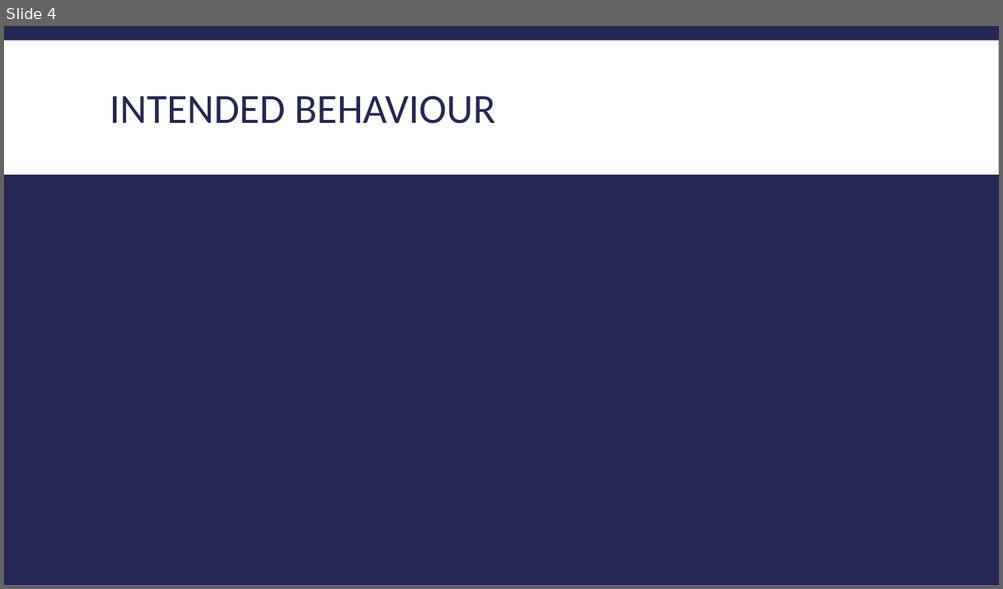
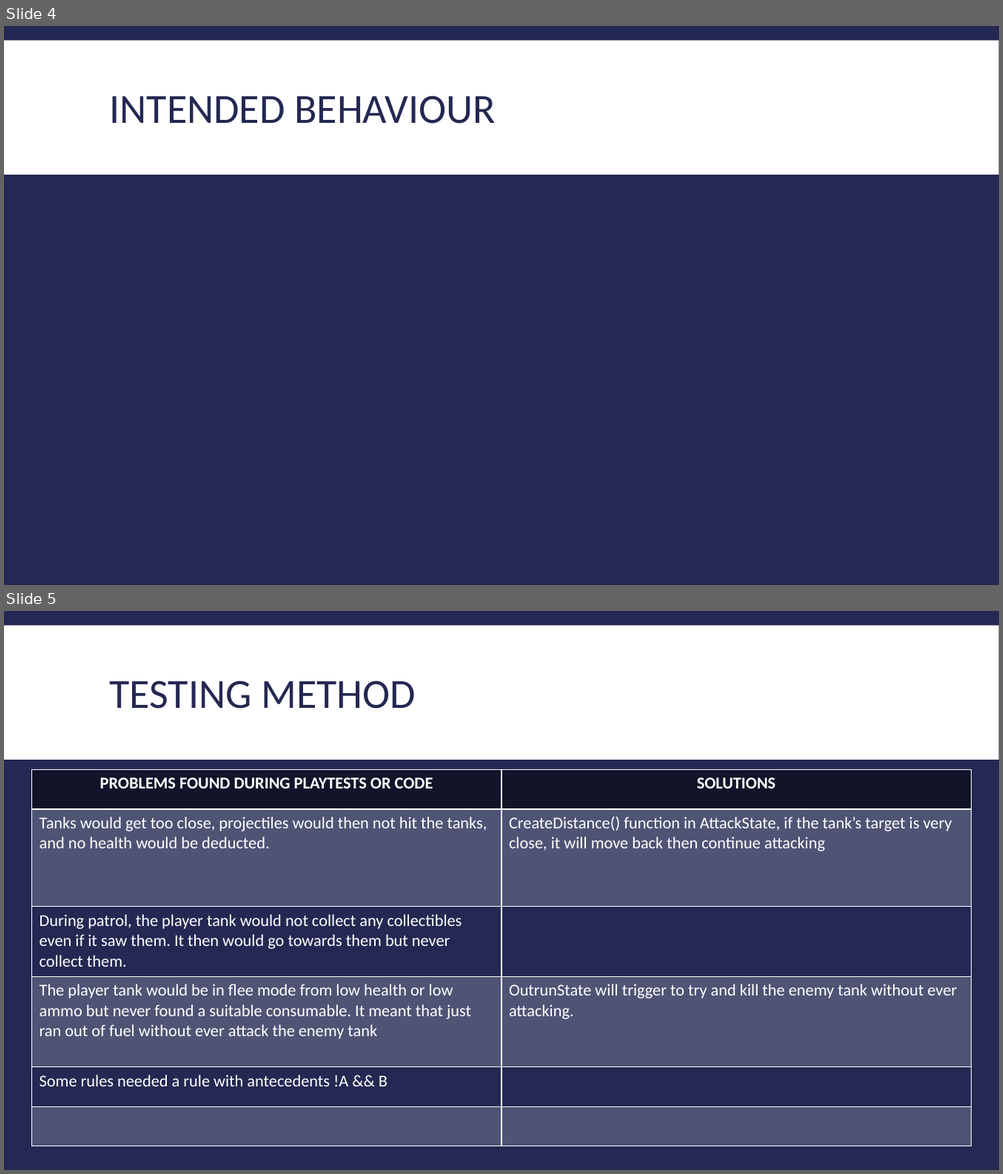
Before and after one commit to Prometheus440/GAMR2520-Assignment1-TankWars, a slide deck: Presentation.pptx. Shown one above the other, each under a label of ours: slide 4 before the commit, slides 4 and 5 after it. The pictures are 1003x589 and 1003x1174 pixels, drawn with LibreOffice and Linux fonts; fonts in the diff are those of the drawing. Boxes give left, top, right and bottom in pixels: in the first picture for what was removed or moved away, otherwise in the second. Text is boxed around its words. In the diff, an @@ line names an element or a change of style, - is before the commit and + after.

Commit message:
Made AItechniques and testing slides and recordings

```diff
--- a/Presentation.pptx
+++ b/Presentation.pptx
@@ slide 5 added at [4,611,999,1170], background #242852; not listed: 1 template element that a slide beside it also shows @@
@@ title added at [110,681,415,709], 40 pt, text #242852 @@
+TESTING METHOD
@@ table added at [31,770,970,1147], 6 rows, 2 columns @@
+PROBLEMS FOUND DURING PLAYTESTS OR CODE | SOLUTIONS
+Tanks would get too close, projectiles would then not hit the tanks, and no health would be deducted. | CreateDistance() function in AttackState, if the tank’s target is very close, it will move back then continue attacking
+During patrol, the player tank would not collect any collectibles even if it saw them. It then would go towards them but never collect them. | 
+The player tank would be in flee mode from low health or low ammo but never found a suitable consumable. It meant that just ran out of fuel without ever attack the enemy tank | OutrunState will trigger to try and kill the enemy tank without ever attacking.
+Some rules needed a rule with antecedents !A && B | 
+ | 
```
Also in this commit, not shown: 1 slide changed, 1 slide removed, 4 other files.
